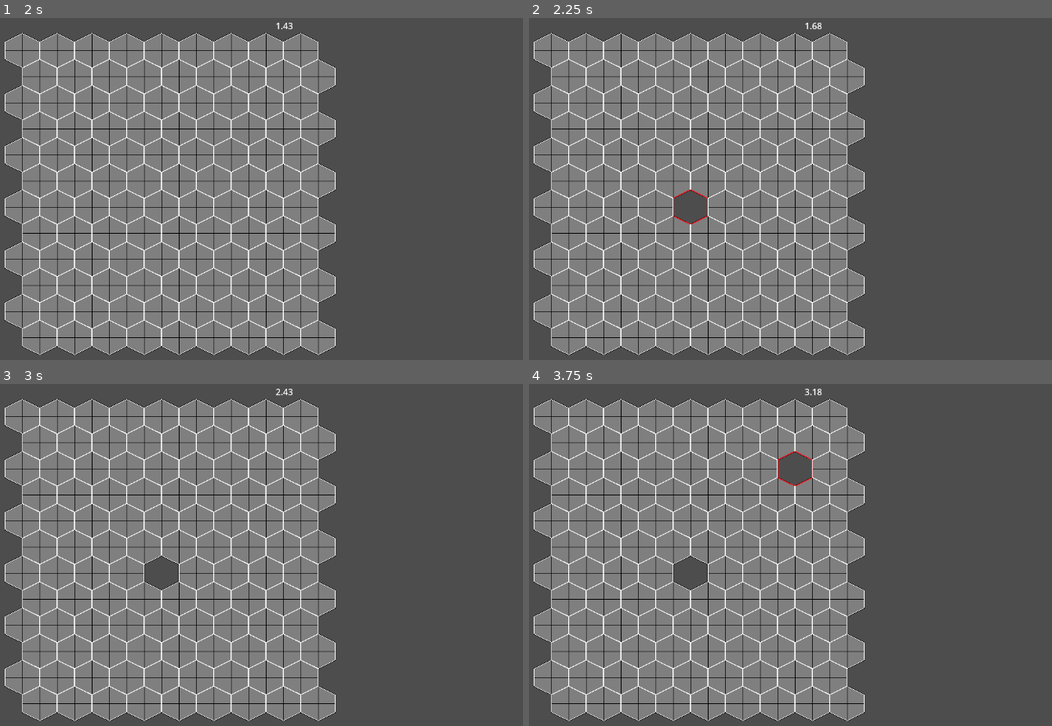
Above: before the commit, frames 1-4 (two rows, left to right).
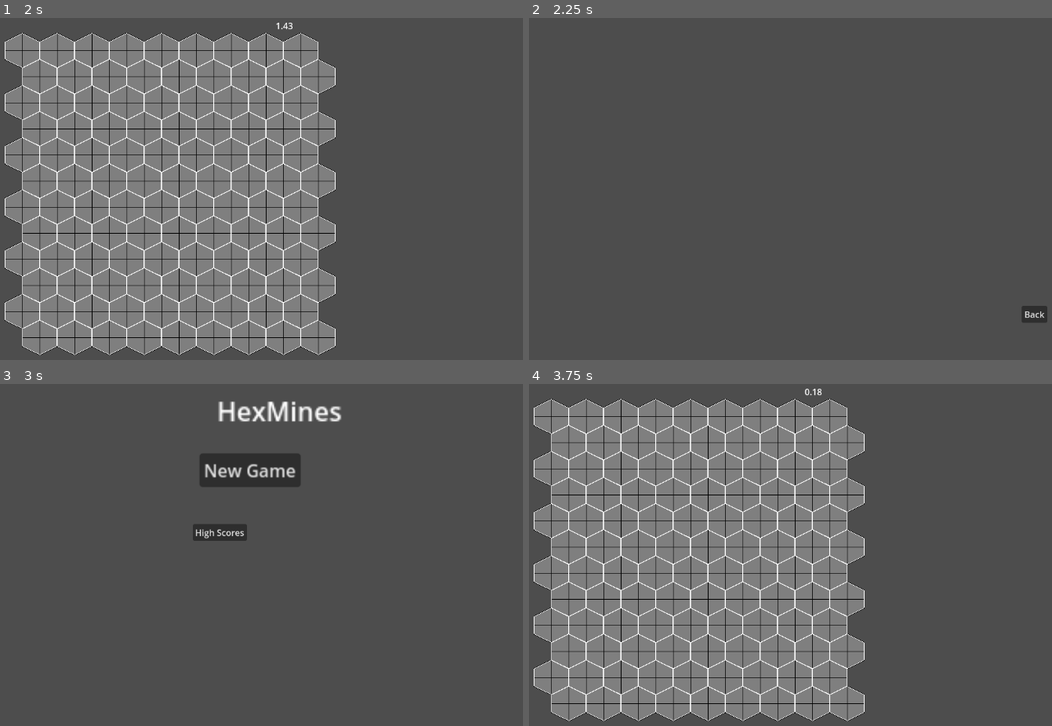
Above: after the commit, the same moments.

Repository: pmdwyer/hexmines
Game: Godot game, scene res://scene_manager.tscn
The game is run twice, just before and just after one commit, with the same random seed, the same clock (stepped at 60 frames per second) and the same inputs.
Inputs (mouse positions are in pixels of both pictures, inside the frame that each line leads up to):
- Up to frame 1 (2 s): click "New Game" at 0.5 s; tap Enter at 1.25 s; move the mouse to (439, 175) at 1.27 s; click (439, 175) at 1.42 s
- Up to frame 2 (2.25 s): tap Space at 2 s; move the mouse to (706, 209) at 2.02 s; click (706, 209) at 2.17 s
- Up to frame 3 (3 s): click (507, 681) at 2.75 s, where only the run after the commit has a clickable "Back"
- Up to frame 4 (3.75 s): click (780, 469) at 3.5 s, where only the run after the commit has a clickable "New Game"

Frame 1 is identical in both runs. In frame 2, 53% of the frame differs, in the area x 0-100%, y 1-99%; in frame 3, 53%; in frame 4, 1.1%.

Commit message:
Readd mine labels and game over

Diff:
--- a/grid/grid.gd
+++ b/grid/grid.gd
@@ -8,7 +8,7 @@
 @export var enable_hover: bool = false
 
 
-var _tiles = []
+var tiles = []
 var hover_tile: Tile = null
 
 
@@ -17,7 +17,7 @@
 		for j in range(height):
 			var tile = tile_type.instantiate() as Tile
 			tile.set_coords(i, j)
-			_tiles.append(tile)
+			tiles.append(tile)
 			add_child(tile)
 
 
@@ -43,17 +43,7 @@
 
 func _get_tile_at_mouse() -> Tile:
 	var mouse_pos = get_viewport().get_mouse_position()
-	for t in _tiles:
+	for t in tiles:
 		if t.mouse_hit(mouse_pos):
 			return t
 	return null
-
-
-func _get_neighbors(tile):
-	var neighbors = []
-	var neighbor_coords = tile.get_neighbor_coords()
-	for nc in neighbor_coords:
-		for t in _tiles:
-			if t.coords == nc:
-				neighbors.append(t)
-	return neighbors
--- a/main_game.gd
+++ b/main_game.gd
@@ -5,6 +5,8 @@
 var won = false
 var mines = []
 var neighbors = {}
+var height = 18
+var width = 6
 
 
 signal game_over
@@ -16,6 +18,9 @@
 	$background_grid.setup()
 	$main_grid.setup()
 	$highlight_grid.setup()
+	_setup_tiles()
+	_setup_mines()
+	_init_tiles()
 
 
 func _process(delta):
@@ -29,18 +34,38 @@
 	game_over.emit()
 
 
-#func _setup_mines():
-	#_num_mines = (width * height) / 5
-	#for i in range(_num_mines):
-		#var t = randi() % (width * height)
-		#while _tiles[t].is_mine:
-			#t = randi() % (width * height)
-		#_create_mine(t)
-#
-#
-#func _create_mine(i: int):
+func _setup_tiles():
+	for t in $main_grid.tiles:
+		t.connect("hit_mine", _on_mine_hit.bind())
+		neighbors[t] = _get_neighbors(t)
 
-	#_mines.append(_tiles[i])
-	#var neighbors = _get_neighbors(_tiles[i])
-	#for n in neighbors:
-		#n.add_mine()
+
+func _get_neighbors(tile):
+	var neighbors = []
+	var neighbor_coords = tile.get_neighbor_coords()
+	for nc in neighbor_coords:
+		for t in $main_grid.tiles:
+			if t.coords == nc:
+				neighbors.append(t)
+	return neighbors
+
+
+func _setup_mines():
+	var num_mines = (width * height) / 5
+	for i in range(num_mines):
+		var t = randi() % (width * height)
+		while $main_grid.tiles[t].is_mine:
+			t = randi() % (width * height)
+		$main_grid.tiles[t].is_mine = true
+		for n in neighbors[$main_grid.tiles[t]]:
+			n.num_neighbor_mines += 1
+		mines.append($main_grid.tiles[t])
+
+
+func _init_tiles():
+	for t in $main_grid.tiles:
+		t.init()
+
+
+func _on_mine_hit():
+	game_over.emit()
--- a/tile/main_tile.gd
+++ b/tile/main_tile.gd
@@ -9,6 +9,11 @@
 
 signal hit_mine
 signal tile_flag(flagged)
+
+
+func init():
+	if num_neighbor_mines > 0:
+		%NumMinesLabel.text = str(num_neighbor_mines)
 
 
 func mouse_hit(mouse_pos: Vector2) -> bool:
@@ -25,11 +30,6 @@
 		%HexSprite.hide()
 
 
-func add_mine():
-	num_neighbor_mines += 1
-	%NumMinesLabel.text = str(num_neighbor_mines)
-
-
 func mouse_right_click():
 	is_flagged = not is_flagged
 	tile_flag.emit(is_flagged)
--- a/tile/tile.gd
+++ b/tile/tile.gd
@@ -32,6 +32,10 @@
 	return neighbors
 
 
+func init() -> void:
+	pass
+
+
 func mouse_hit(mouse_pos: Vector2) -> bool:
 	return false
 
